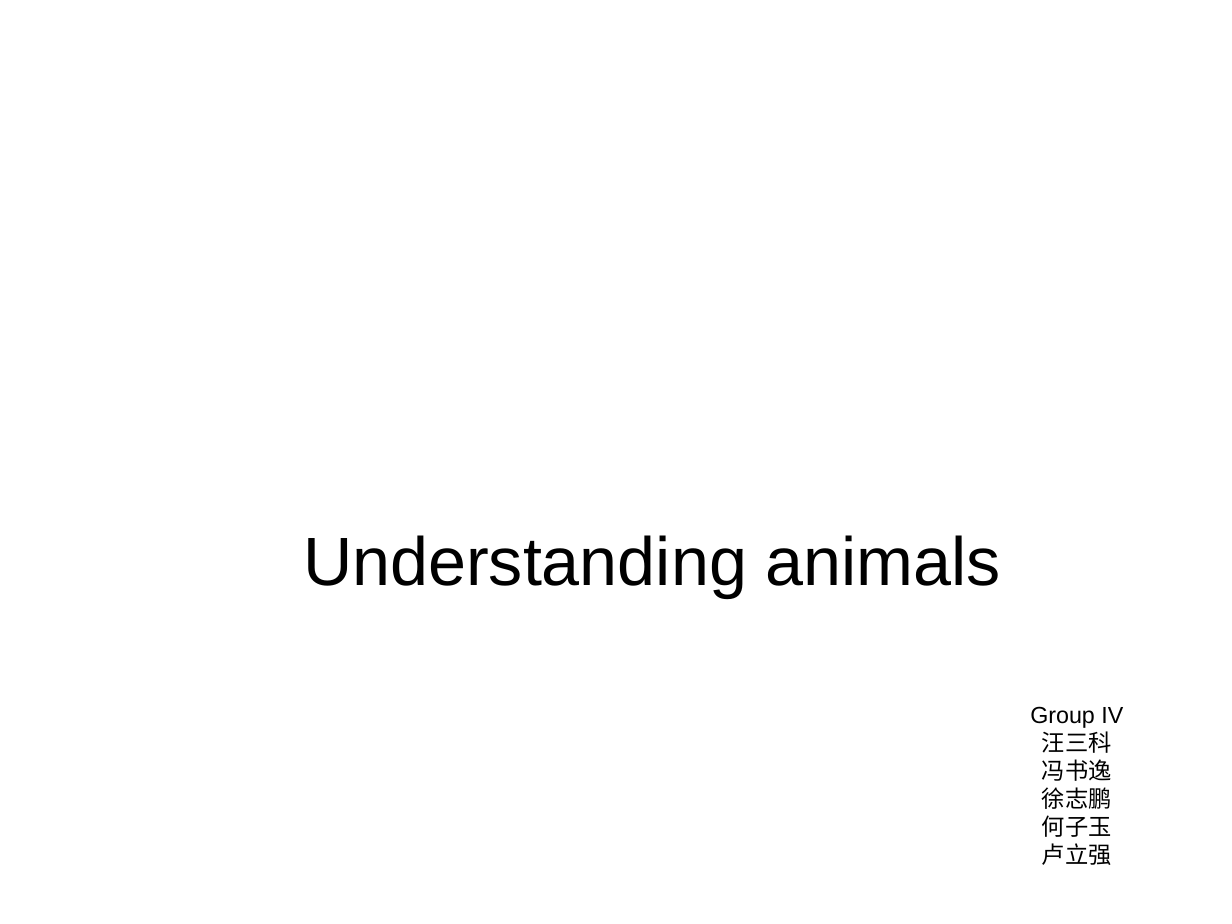
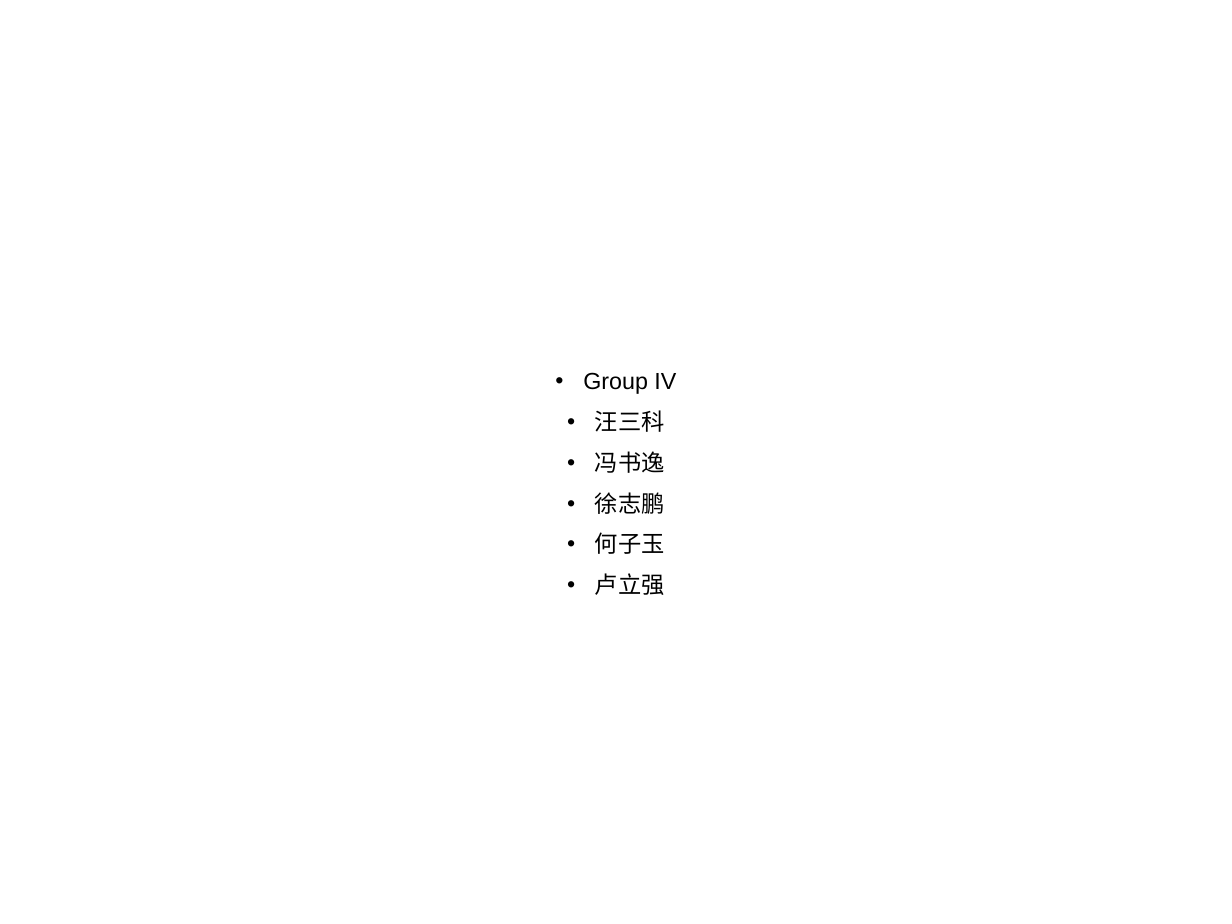
Before and after one commit to LostBlackCat/ReimuShare, a slide deck: slide 13 of Keynote.pptx (slide 1 before the commit). Drawn at 1232x924 pixels with LibreOffice and Linux fonts; fonts in the diff are those of the drawing. Boxes give left, top, right and bottom in pixels: in the first picture for what was removed or moved away, otherwise in the second. Text is boxed around its words. In the diff, an @@ line names an element or a change of style, - is before the commit and + after.

```diff
--- a/Keynote.pptx
+++ b/Keynote.pptx
@@ text "Group IV": place and size @@
-text "Group IV" at [1030,706,1123,865]
+text "Group IV" at [583,372,676,595]
@@ text "Group IV" at [583,372,676,595]: bullet none to •; line spacing 1 to 0.9; more space between paragraphs @@
@@ text removed at [303,535,1001,597] @@
-Understanding animals
```
Also in this commit, not shown: 4 other slides changed, 3 slides added, 1 slide removed, 3 other files.
